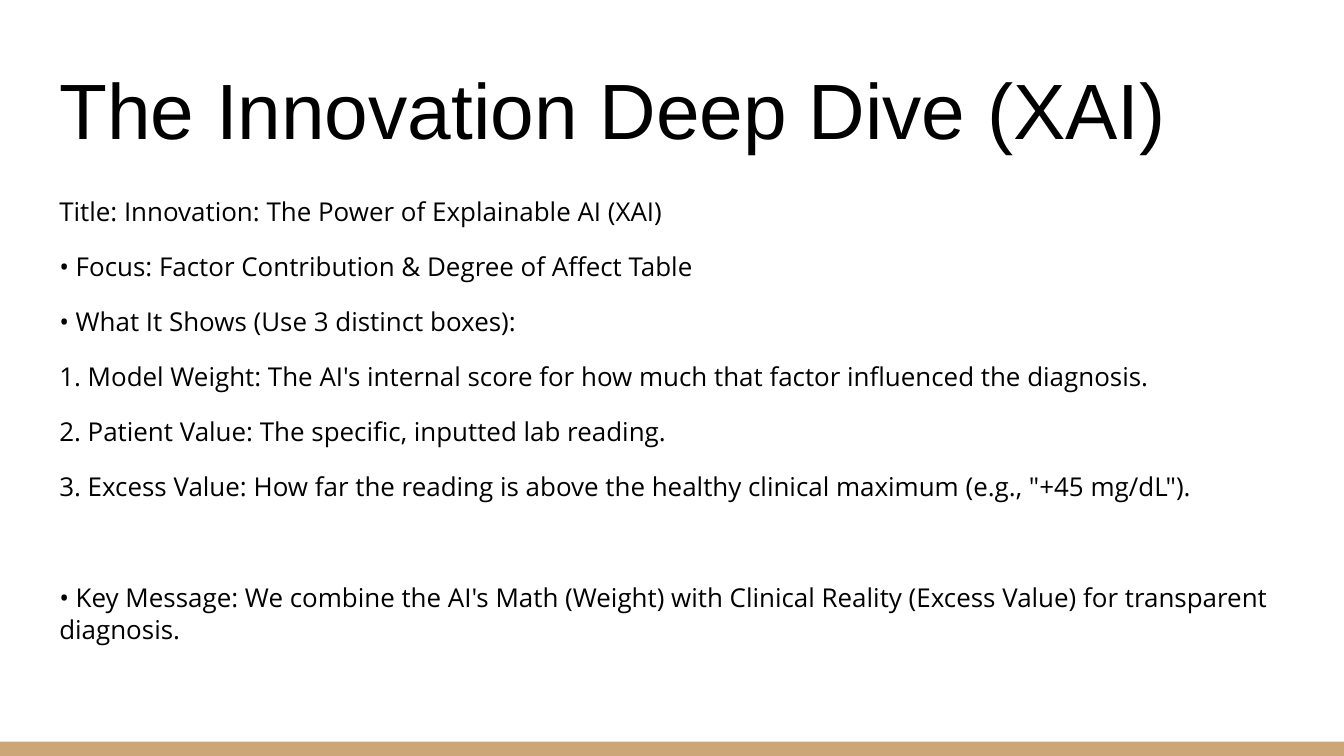
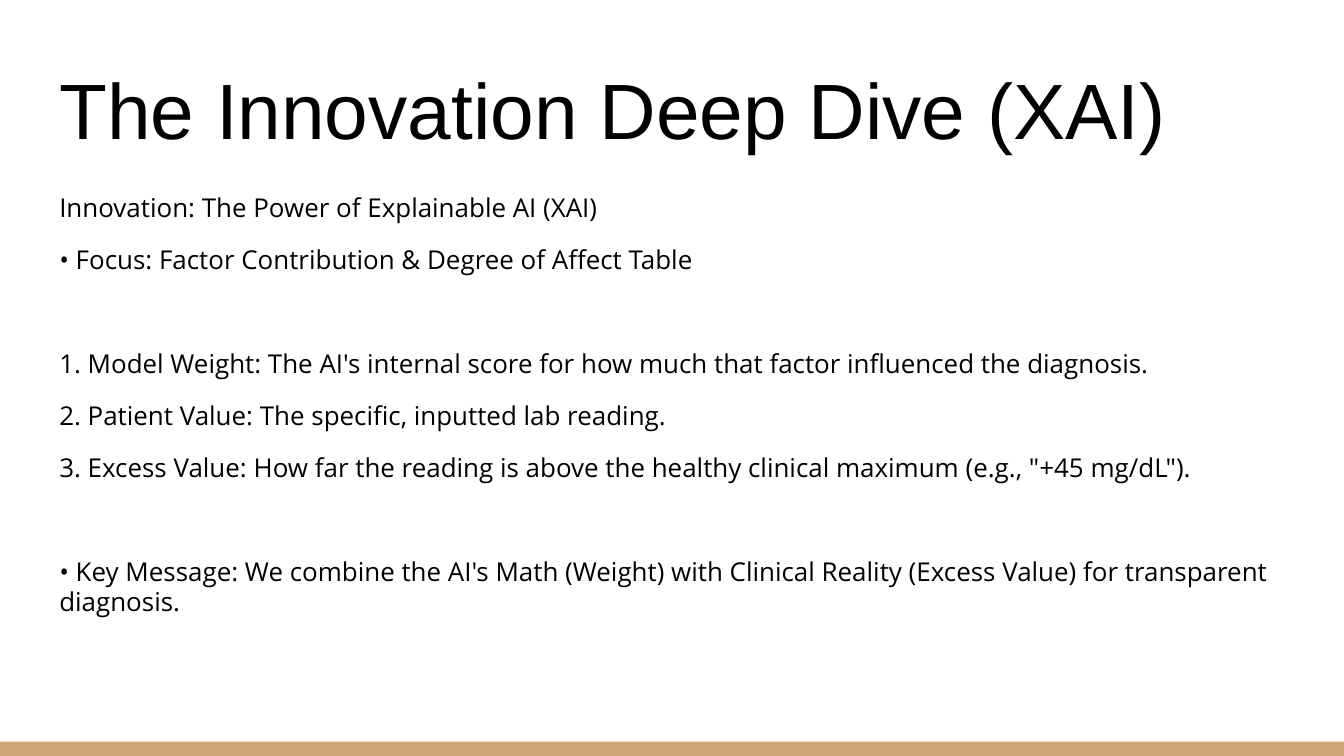
Before and after one commit to RoshiniBM/CODESPIRES, a slide deck: slide 4 of CODESPIRE ELY.pptx. Drawn at 1344x756 pixels with LibreOffice and Linux fonts; fonts in the diff are those of the drawing. Boxes give left, top, right and bottom in pixels: in the first picture for what was removed or moved away, otherwise in the second. Text is boxed around its words. In the diff, an @@ line names an element or a change of style, - is before the commit and + after.

```diff
--- a/CODESPIRE ELY.pptx
+++ b/CODESPIRE ELY.pptx
@@ text at (x1=59, y1=197, x2=597, y2=224): text changed @@
-Title: Innovation: The Power of Explainable AI (XAI)
+Innovation: The Power of Explainable AI (XAI)
@@ text at (x1=59, y1=249, x2=1267, y2=618): line spacing 1.05 to 0.95 @@
@@ text at (x1=76, y1=311, x2=516, y2=335): paragraph removed @@
-• What It Shows (Use 3 distinct boxes):
```
Also in this commit, not shown: 3 other slides changed.
